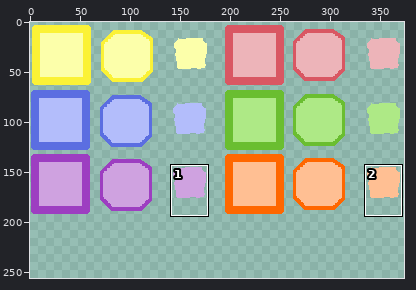
Two versions of one sprite sheet, zamburgers/assets/images/tile-pholders.png. The first picture is a wide view before the edit; the outline marks the close-up.
Close-up. Before the commit:
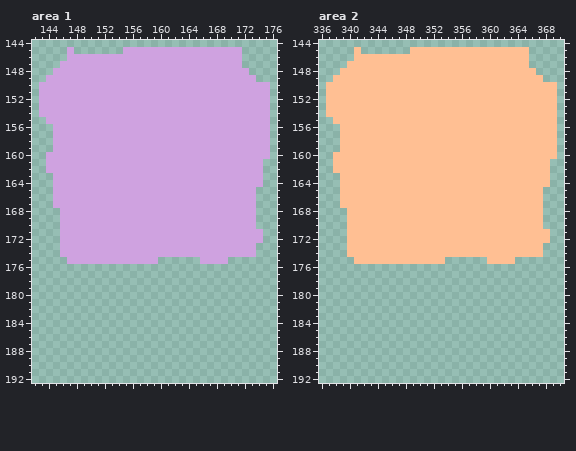
The file is 512x256 pixels. Shown: area 1: x 142..176, y 144..192; area 2: x 336..370, y 144..192. The wide view leaves out empty margins. The commit also changed other parts of the picture, which this record leaves out.
After the commit:
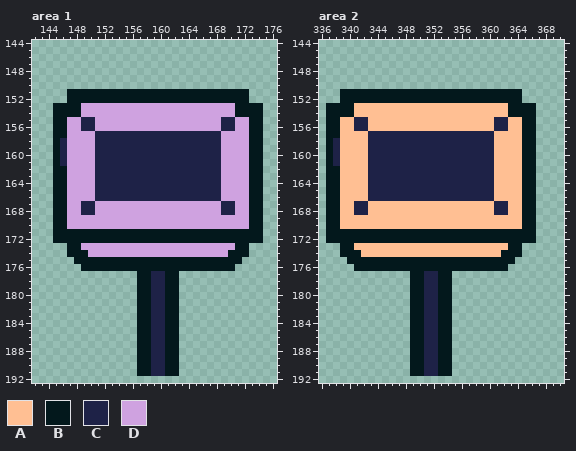
Palette (. is transparent): A #ffbf93  B #03181c  C #1e2247  D #cfa2e0
The edit:
Changed rows in their new state; - is an unchanged pixel.
Area 1:
first column x 143:
145 ----.-------.................----
146 ----.........................----
147 ---..........................----
148 --............................---
149 -..............................--
150 .................................
151 ....BBBBBBBBBBBBBBBBBBBBBBBBBB...
152 ....BBBBBBBBBBBBBBBBBBBBBBBBBB...
153 ..BBBB----------------------BBBB.
154 ..BBBB----------------------BBBB.
155 -.BB--CC------------------CC--BB.
156 --BB--CC------------------CC--BB.
157 --BB----CCCCCCCCCCCCCCCCCC----BB.
158 --BC----CCCCCCCCCCCCCCCCCC----BB.
159 --BC----CCCCCCCCCCCCCCCCCC----BB.
160 -.BC----CCCCCCCCCCCCCCCCCC----BB.
161 -.BC----CCCCCCCCCCCCCCCCCC----BB-
162 -.BB----CCCCCCCCCCCCCCCCCC----BB-
163 --BB----CCCCCCCCCCCCCCCCCC----BB-
164 --BB----CCCCCCCCCCCCCCCCCC----BB-
165 --BB----CCCCCCCCCCCCCCCCCC----BB-
166 --BB----CCCCCCCCCCCCCCCCCC----BB-
167 --BB--CC------------------CC--BB-
168 --BB--CC------------------CC--BB-
169 --BB--------------------------BB-
170 --BB--------------------------BB-
171 --BBBBBBBBBBBBBBBBBBBBBBBBBBBBBB-
172 --BBBBBBBBBBBBBBBBBBBBBBBBBBBBBB-
173 ---.BB----------------------BB.--
174 ---.BBB--------------------BBB.--
175 ----.BBBBBBBBBBBBBBBBBBBBBBBB----
176 ------BBBBBBBBBBBBBBBBBBBBBB-----
177 --------------BBCCBB-------------
178 --------------BBCCBB-------------
179 --------------BBCCBB-------------
180 --------------BBCCBB-------------
181 --------------BBCCBB-------------
182 --------------BBCCBB-------------
183 --------------BBCCBB-------------
184 --------------BBCCBB-------------
185 --------------BBCCBB-------------
186 --------------BBCCBB-------------
187 --------------BBCCBB-------------
188 --------------BBCCBB-------------
189 --------------BBCCBB-------------
190 --------------BBCCBB-------------
191 --------------BBCCBB-------------
Area 2:
first column x 337:
145 ----.-------.................----
146 ----.........................----
147 ---..........................----
148 --............................---
149 -..............................--
150 .................................
151 ..BBBBBBBBBBBBBBBBBBBBBBBBBB.....
152 ..BBBBBBBBBBBBBBBBBBBBBBBBBB.....
153 BBBB----------------------BBBB...
154 BBBB----------------------BBBB...
155 BB--CC------------------CC--BB...
156 BB--CC------------------CC--BB...
157 BB----CCCCCCCCCCCCCCCCCC----BB...
158 BC----CCCCCCCCCCCCCCCCCC----BB...
159 BC----CCCCCCCCCCCCCCCCCC----BB...
160 BC----CCCCCCCCCCCCCCCCCC----BB...
161 BC----CCCCCCCCCCCCCCCCCC----BB..-
162 BB----CCCCCCCCCCCCCCCCCC----BB..-
163 BB----CCCCCCCCCCCCCCCCCC----BB..-
164 BB----CCCCCCCCCCCCCCCCCC----BB..-
165 BB----CCCCCCCCCCCCCCCCCC----BB.--
166 BB----CCCCCCCCCCCCCCCCCC----BB.--
167 BB--CC------------------CC--BB.--
168 BBA-CC------------------CC--BB.--
169 BBA-------------------------BB.--
170 BBA-------------------------BB.--
171 BBBBBBBBBBBBBBBBBBBBBBBBBBBBBB..-
172 BBBBBBBBBBBBBBBBBBBBBBBBBBBBBB..-
173 --BB----------------------BB...--
174 --BBB--------------------BBB...--
175 ---BBBBBBBBBBBBBBBBBBBBBBBB------
176 ----BBBBBBBBBBBBBBBBBBBBBB-------
177 ------------BBCCBB---------------
178 ------------BBCCBB---------------
179 ------------BBCCBB---------------
180 ------------BBCCBB---------------
181 ------------BBCCBB---------------
182 ------------BBCCBB---------------
183 ------------BBCCBB---------------
184 ------------BBCCBB---------------
185 ------------BBCCBB---------------
186 ------------BBCCBB---------------
187 ------------BBCCBB---------------
188 ------------BBCCBB---------------
189 ------------BBCCBB---------------
190 ------------BBCCBB---------------
191 ------------BBCCBB---------------
Where, in picture pixels (left, top, right, bottom), the same in both close-ups:
changed: (39, 47, 270, 376)
changed: (326, 47, 557, 376)
